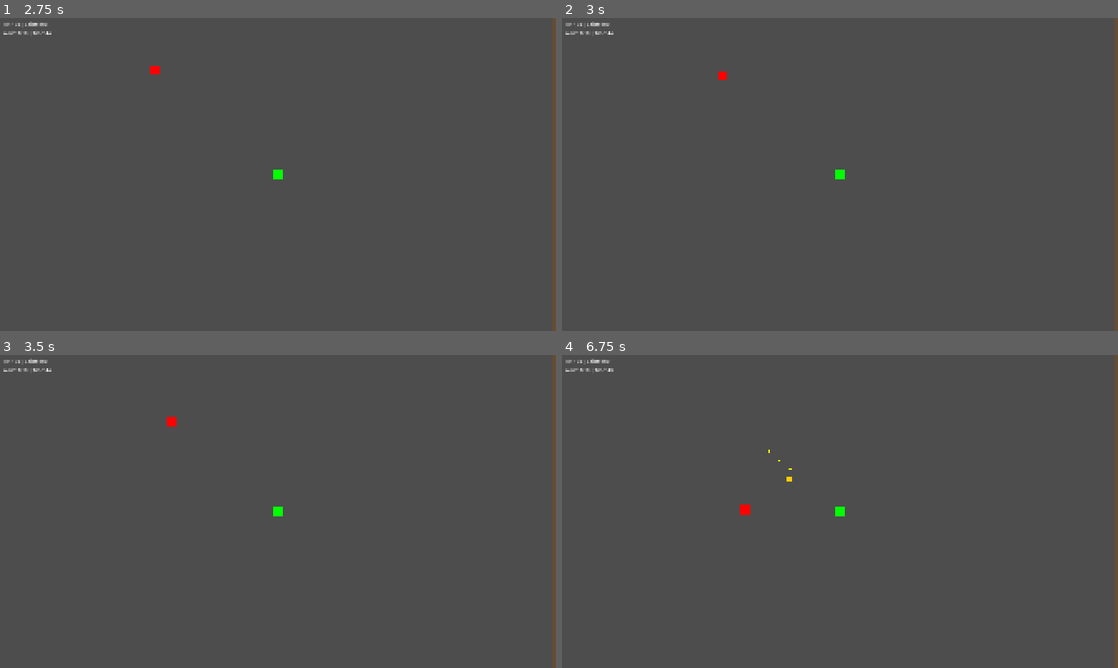
Above: before the commit, frames 1-4 (two rows, left to right).
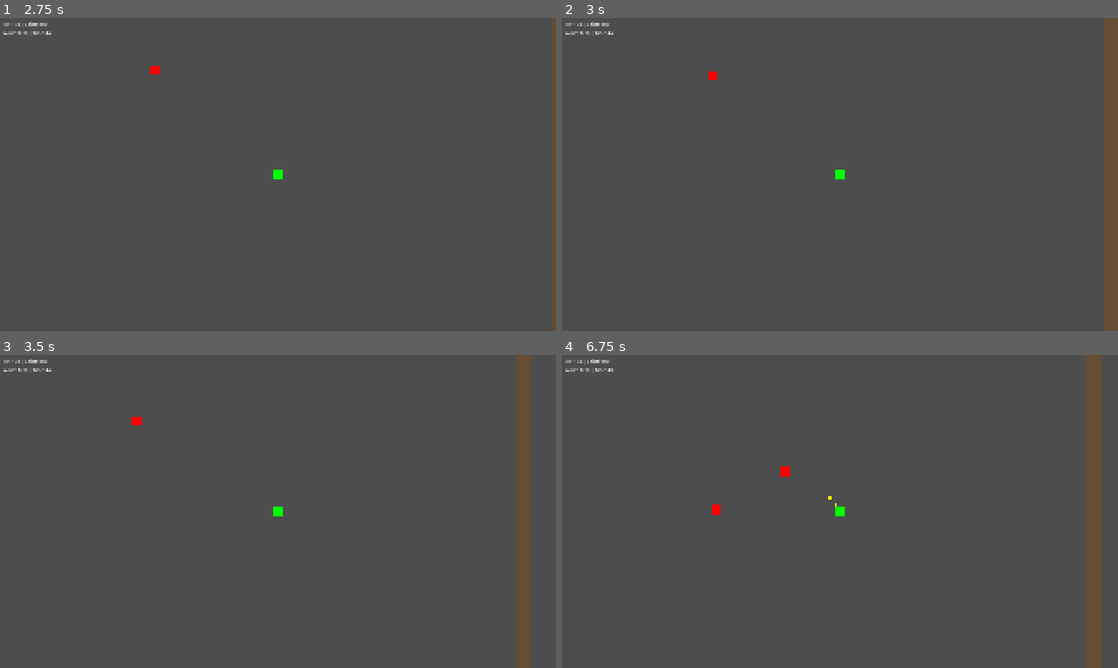
Above: after the commit, the same moments.

Repository: felang/utoland
Game: Godot game, scene res://scenes/ui/start_menu.tscn
Two runs of this game, one before a commit and one after it. Both use one fixed random seed, a clock stepped at 60 frames per second and the inputs below.
Inputs (mouse positions are in pixels of both pictures, inside the frame that each line leads up to):
- Up to frame 1 (2.75 s): click "Start Game" at 0.5 s; click "战士" at 1.25 s; click "开始战斗" at 2 s
- Up to frame 2 (3 s): tap Enter at 2.75 s; move the mouse to (962, 158) at 2.77 s; hold D (move_right) from 2.78 s (still down); tap 1 at 2.85 s; click (962, 158) at 2.92 s
- Up to frame 3 (3.5 s): keep holding D (move_right)
- Up to frame 4 (6.75 s): move the mouse to (728, 527) at 3.52 s; release D (move_right) at 3.53 s; hold S (move_down) 3.53-4.28 s; tap one key every 0.75 s from 3.6 s: 2 3 4 1 2; move the mouse to (895, 442) at 4.27 s; hold D (move_right) 4.28-5.03 s; move the mouse to (812, 574) at 5.02 s; hold W (move_up) 5.03-5.78 s; click (812, 574) at 5.17 s; move the mouse to (1006, 558) at 5.77 s; hold A (move_left) from 5.78 s (still down); move the mouse to (673, 464) at 6.52 s

Frame 1 is identical in both runs. In frame 2, 1.8% of the frame differs, in the area x 26-100%, y 0-100%; in frame 3, 3.4%; in frame 4, 3.6%, in the area x 27-100%, y 0-100%.

Commit message:
fix: 添加 GameData._ready() 初始化默认角色，修复移动功能失效

Diff:
--- a/scripts/game_data.gd
+++ b/scripts/game_data.gd
@@ -24,6 +24,10 @@
 var tower_inventory = []  # 已布置的塔 {type, position}
 var purchased_towers = []  # 商店购买的塔类型（字符串数组）
 var pending_heal: int = 0  # 待应用的治疗量
+
+func _ready() -> void:
+	# 游戏启动时初始化默认角色
+	init_character(current_character)
 
 # 初始化角色属性
 func init_character(character_id: String) -> void:
